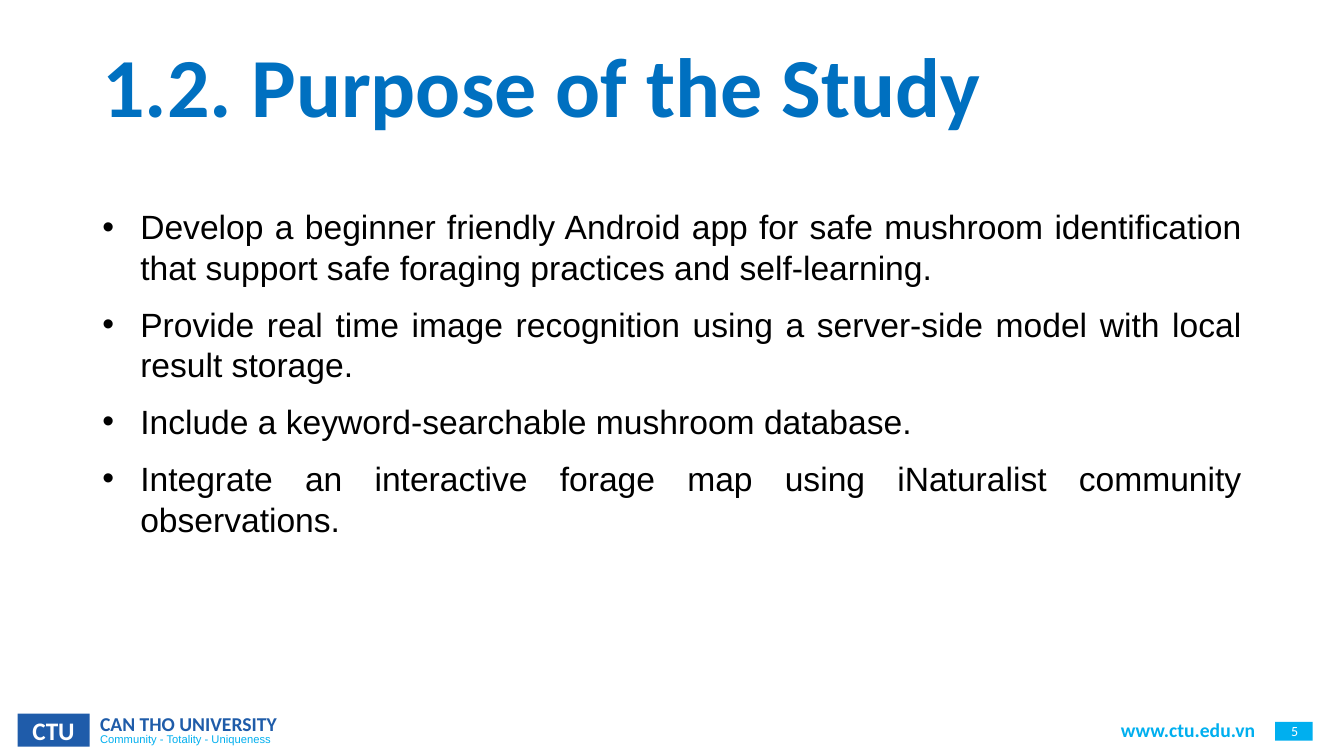
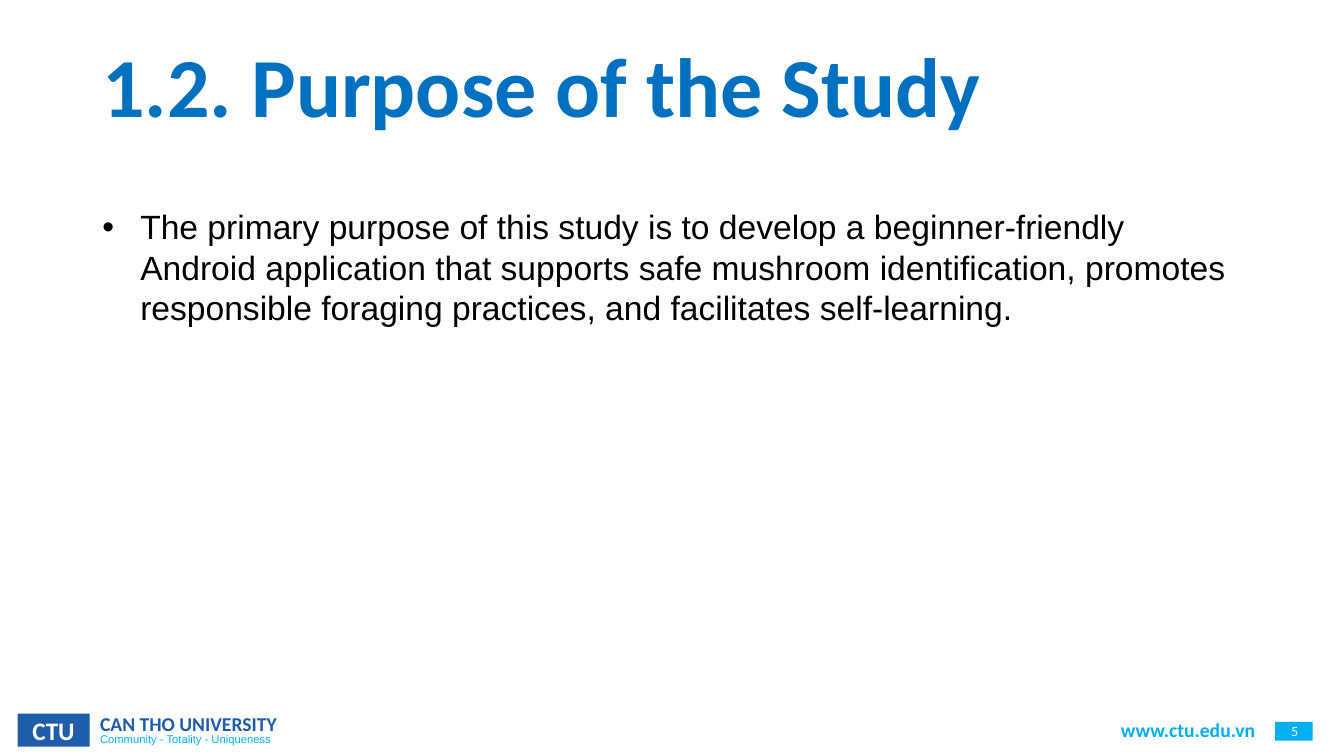
Before and after one commit to CommonHouseCat/fungiscan-mushroom-identifier, a slide deck: slide 5 of Báo cáo/ThesisReport.pptx. Drawn at 1344x756 pixels with LibreOffice and Linux fonts; fonts in the diff are those of the drawing; background and template pictures are left out. Boxes give left, top, right and bottom in pixels: in the first picture for what was removed or moved away, otherwise in the second. Text is boxed around its words. In the diff, an @@ line names an element or a change of style, - is before the commit and + after.

```diff
--- a/Báo cáo/ThesisReport.pptx
+++ b/Báo cáo/ThesisReport.pptx
@@ text at (x1=140, y1=214, x2=1225, y2=327): text changed @@
-• Develop a beginner friendly Android app for safe mushroom identification that support safe foraging practices and self-learning.
-• Provide real time image recognition using a server-side model with local result storage.
-• Include a keyword-searchable mushroom database.
-• Integrate an interactive forage map using iNaturalist community observations.
+• The primary purpose of this study is to develop a beginner-friendly Android application that supports safe mushroom identification, promotes responsible foraging practices, and facilitates self-learning.
```
Also in this commit, not shown: 12 other slides changed, 2 slides added, 2 other files.
